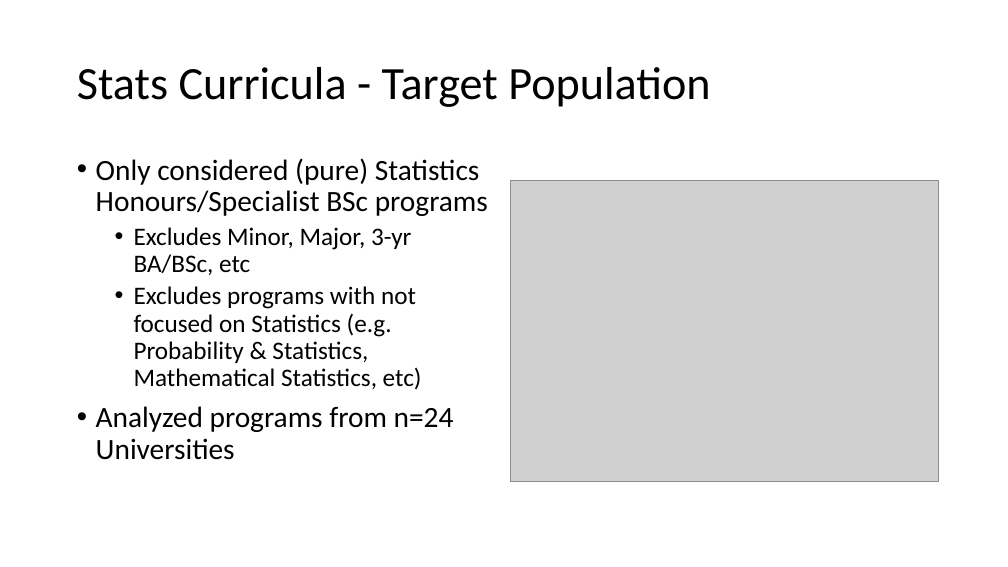
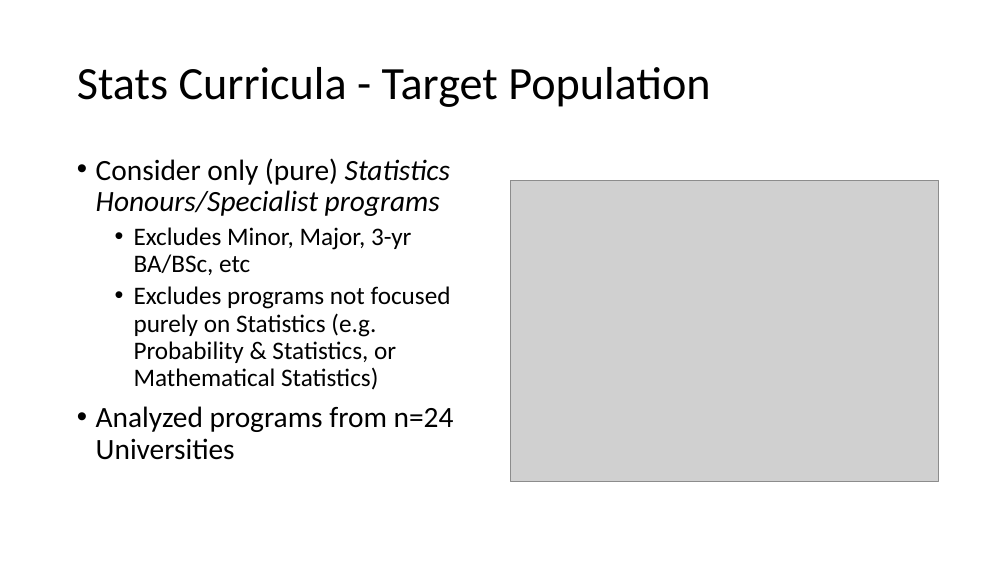
Before and after one commit to damouras/SoSC, a slide deck: slide 6 of Status fo Statistics Curricula.pptx. Drawn at 1008x567 pixels with LibreOffice and Linux fonts; fonts in the diff are those of the drawing; grey boxes stand for pictures. Boxes give left, top, right and bottom in pixels: in the first picture for what was removed or moved away, otherwise in the second. Text is boxed around its words. In the diff, an @@ line names an element or a change of style, - is before the commit and + after.

```diff
--- a/Status fo Statistics Curricula.pptx
+++ b/Status fo Statistics Curricula.pptx
@@ text at bbox=[96, 158, 450, 216]: text changed; italic on @@
-• Only considered (pure) Statistics Honours/Specialist BSc programs
+• Consider only (pure) Statistics Honours/Specialist programs
@@ text at bbox=[134, 286, 451, 390]: text changed @@
-  • Excludes programs with not focused on Statistics (e.g. Probability & Statistics, Mathematical Statistics, etc)
+  • Excludes programs not focused purely on Statistics (e.g. Probability & Statistics, or Mathematical Statistics)
```
Also in this commit, not shown: 2 other slides changed, 1 slide added, 1 slide removed, 1 other file.
